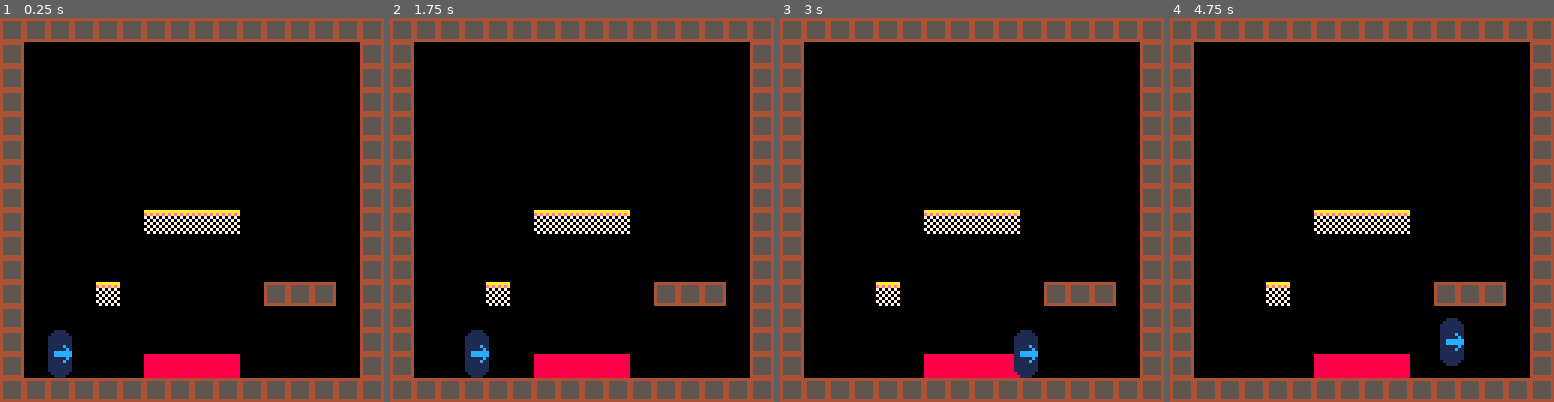
Above: before the commit, frames 1-4 (left to right).
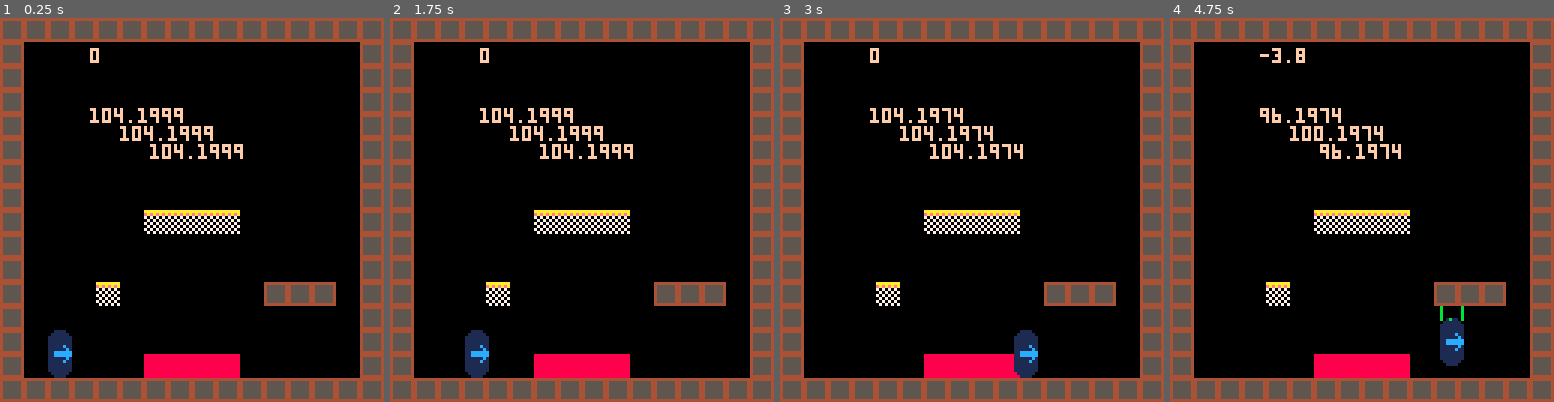
Above: after the commit, the same moments.

Repository: HankDeTank05/jump-n-slash
Game: PICO-8 cartridge jumpnslash-pico8/jumpnslash.p8
The game is run twice, just before and just after one commit, with the same random seed, the same clock (stepped at 60 frames per second) and the same inputs.
Inputs:
- Up to frame 1 (0.25 s): no input
- Up to frame 2 (1.75 s): hold Right from 1.6 s (still down)
- Up to frame 3 (3 s): release Right at 2.1 s; hold Up 2.15-2.42 s; hold Right from 2.47 s (still down)
- Up to frame 4 (4.75 s): release Right at 3.03 s; hold Left 3.08-3.58 s; hold Right 4.02-4.68 s; hold Up from 4.73 s (still down)

The runs differ from the first frame. In frame 1, 1.3% of the frame differs, in the area x 23-64%, y 7-37%; in frame 2, 1.3%; in frame 3, 1.2%; in frame 4, 1.3%.

Commit message:
added code for collision detection in rooms that don't start at tile 0,0

Diff:
--- a/jumpnslash-pico8/jumpnslash.p8
+++ b/jumpnslash-pico8/jumpnslash.p8
@@ -6,22 +6,31 @@
 --programmed by henry holman
 
 function _init()
+	rooms = {
+		{x = 0, y = 0}, -- room 1 (the test room)
+		{x = 16, y = 0}, -- room 2
+		{x = 32, y = 0}, -- room 3
+		{x = 48, y = 0}, -- room 4
+		{x = 64, y = 0}, -- room 5
+		{x = 80, y = 0}, -- room 6
+	}
+	room_num = 1
 end
 
 function _update60()
-	p1.update()
+	p1_update()
 end
 
 function _draw()
 	cls() --clear screen
 
 	--draw the map
-	map(0,0,
-	    0,0,
-	    16,16)
+	map(rooms[room_num].x, rooms[room_num].y,
+	    0, 0, -- x,y position to draw on screen
+	    16, 16) -- w,h in tiles
 
 	--draw the player
-	p1.draw(true)
+	p1_draw(true)
 end
 -->8
 --tab 1: reference
@@ -44,238 +53,193 @@
 -->8
 --tab 2: player
 
-p1={
-	x=16,y=100,
-	dx=0,y_vel=0,
-	w=8,h=16,
-	lft=nil,--left x
-	rgt=nil,--right x
-	top=nil,--top y
-	btm=nil,--bottom y
-	ctr=nil,--center x
-	mdl=nil,--middle y
-	facing=1, --1=right, -1=left
-	bonked=false,
-	landed=false,
+p1 = {
+	x = 16, y = 100,
+	dx = 0, -- delta x, since there's no horizontal acceleration
+	y_vel = 0, -- y-velocity, since there is vertical acceleration
+	w = 8, h = 16,
+	lft = nil, -- left x
+	rgt = nil, -- right x
+	top = nil, -- top y
+	btm = nil, -- bottom y
+	ctr = nil, -- center x
+	mdl = nil, -- middle y
+	facing = 1, -- 1=right, -1=left
+	bonked = false, -- did you bonk your head on a ceiling?
+	landed = false, -- did you land on the ground?
 }
-jump_height=-4
-walk_speed=1
-gravity=0.2
-
-function p1.update()
-	p1.read_inputs()
-
-	p1.platform_collision()
-
-	--apply forces
-	p1.move()
-
-	p1.update_landmarks()
-
-end
-
-function p1.read_inputs()
-	--read for inputs
-	if btnp(⬆️) and p1.landed==true then
-		p1.y_vel=jump_height
-		p1.landed=false
-	end
-
-	p1.dx=0
+jump_height = -4
+walk_speed = 1
+gravity = 0.2
+
+function p1_update()
+	p1_read_inputs()
+
+	p1_collision()
+
+	p1_move()
+
+	p1_update_landmarks()
+
+end
+
+function p1_read_inputs()
+	-- read for inputs
+	if btnp(⬆️) and p1.landed == true then
+		p1.y_vel = jump_height
+		p1.landed = false
+	end
+
+	p1.dx = 0
 	if btn(➡️) then
-		p1.dx+=walk_speed
-		if p1.facing<0 then
-			p1.facing*=-1
+		p1.dx += walk_speed
+		if p1.facing < 0 then
+			p1.facing *= -1
 		end
 	end
 	if btn(⬅️) then
-	 p1.dx-=walk_speed
-	 if p1.facing>0 then
-	 	p1.facing*=-1
+	 p1.dx -= walk_speed
+	 if p1.facing > 0 then
+	 	p1.facing *= -1
 	 end
 	end
 
-	p1.update_landmarks()
-end
-
-function p1.platform_collision()
-
-	--check if you bonked your
-	--head if you're on your
-	--way up
-	if p1.y_vel<0 then
-		--check both top corners
-	end
-
-	--check if you landed on a
-	--platform if you're on your
-	--way down
-	if p1.y_vel>=0 then
-		--check both btm corners
-		p1.landed=p1.land_detection()
-	end
-
-end
-
-function p1.land_detection()
-	--checks the row below the
-	--bottom of the sprite
-	local tile_id_l=mget(p1.lft/8,(p1.btm+1)/8)
-	local tile_id_r=mget(p1.rgt/8,(p1.btm+1)/8)
-	return fget(tile_id_l,3) or fget(tile_id_r,3)
-end
-
-
-function p1.stand_detection()
-	--checks the bottom row of the
-	--sprite
-	local tile_id_l=mget(p1.lft/8,p1.btm/8)
-	local tile_id_r=mget(p1.rgt/8,p1.btm/8)
-	return not(fget(tile_id_l,3) or fget(tile_id_r,3))
-end
-
-function p1.move()
-	--determine wall collision
-	--with four candidates
-	--1. top ray
-	--2. mid ray
-	--3. btm ray
-	--4. vel ray
-	cand_tx=p1.lft
-	cand_ty=p1.top
-	cand_mx=p1.lft
-	cand_my=p1.mdl
-	cand_bx=p1.lft
-	cand_by=p1.btm
-	if p1.dx>0 then
-		--cast rays to right
-		--top ray
-		while fget(mget(cand_tx/8,cand_ty/8),4)==false do
-			cand_tx+=1
-		end
-		cand_tx-=p1.w
-		--mdl ray
-		while fget(mget(cand_mx/8,cand_my/8),4)==false do
+	p1_update_landmarks()
+end
+
+function p1_collision()
+	p1_horizontal_collision()
+	p1_vertical_collision()
+end
+
+function p1_horizontal_collision()
+	-- determine wall collision with four candidates
+	-- 1. top ray
+	-- 2. mid ray
+	-- 3. btm ray
+	-- 4. vel ray
+	cand_tx = p1.lft
+	cand_ty = p1.top
+	cand_mx = p1.lft
+	cand_my = p1.mdl
+	cand_bx = p1.lft
+	cand_by = p1.btm
+
+	if p1.dx > 0 then
+		-- cast rays to right
+		-- top ray
+		while fget(mget(cand_tx / 8, cand_ty / 8), 4) == false do
+			cand_tx += 1
+		end
+		cand_tx -= p1.w
+		-- middle ray
+		while fget(mget(cand_mx / 8, cand_my / 8), 4) == false do
 			cand_mx+=1
 		end
-		cand_mx-=p1.w
-		--btm ray
-		while fget(mget(cand_bx/8,cand_by/8),4)==false do
-			cand_bx+=1
-		end
-		cand_bx-=p1.w
-	elseif p1.dx<0 then
-		--cast rays to left
-		--top ray
-		while fget(mget(cand_tx/8,cand_ty/8),4)==false do
-			cand_tx-=1
-		end
-		cand_tx+=1
-		--mdl ray
-		while fget(mget(cand_mx/8,cand_my/8),4)==false do
-			cand_mx-=1
-		end
-		cand_mx+=1
-		--btm ray
-		while fget(mget(cand_bx/8,cand_by/8),4)==false do
-			cand_bx-=1
-		end
-		cand_bx+=1
-	end
-	cand_vx=p1.x+p1.dx
-
-	if p1.dx>0 then
-		--facing right, so pick the
-		--smallest (leftmost number)
-		p1.x=min(cand_vx,min(cand_mx,min(cand_tx,cand_bx)))
-	elseif p1.dx<0 then
-		--facing left, so pick the
-		--largest (rightmost number)
-		p1.x=max(cand_vx,max(cand_mx,max(cand_tx,cand_bx)))
-	end
-
-	--this is the landing algo.
-	--it ensures you never pass
-	--through platforms no matter
-	--how fast you're falling.
-
-	--every frame, two rays are
-	--cast straight downwards from
-	--both the left and right
-	--edges of the sprite.
-
-	--from each of these rays, a
-	--"candidate" landing height
-	--is determined
-
-	--we also determine a third
-	--candidate landing height
-	--based on the current y-pos
-	--and y-vel.
-
-	--the highest candidate height
-	--(vertically nearest below
-	--the sprite) is chosen
-
-	--this way, if you're falling
-	--faster than 8 pix/frame you
-	--will not pass through a
-	--one-tile-tall platform
-
-	--determine candidate l
-	--using raycasting
-	cand_lx=p1.lft
-	cand_ly=p1.top
-	if p1.y_vel>=0 then
-		while fget(mget(cand_lx/8,(cand_ly+p1.h)/8),3)==false do
-			cand_ly+=1
+		cand_mx -= p1.w
+		-- bottom ray
+		while fget(mget(cand_bx / 8, cand_by / 8), 4) == false do
+			cand_bx += 1
+		end
+		cand_bx -= p1.w
+	elseif p1.dx < 0 then
+		-- cast rays to left
+		-- top ray
+		while fget(mget(cand_tx / 8, cand_ty / 8), 4) == false do
+			cand_tx -= 1
+		end
+		cand_tx += 1
+		-- middle ray
+		while fget(mget(cand_mx / 8, cand_my / 8), 4) == false do
+			cand_mx -= 1
+		end
+		cand_mx += 1
+		-- bottom ray
+		while fget(mget(cand_bx / 8, cand_by / 8), 4) == false do
+			cand_bx -= 1
+		end
+		cand_bx += 1
+	end
+	cand_vx = p1.x + p1.dx
+
+	if p1.dx > 0 then
+		-- facing right, so pick the smallest (leftmost number)
+		p1.x = min(cand_vx, min(cand_mx, min(cand_tx, cand_bx)))
+	elseif p1.dx < 0 then
+		-- facing left, so pick the largest (rightmost number)
+		p1.x = max(cand_vx, max(cand_mx, max(cand_tx, cand_bx)))
+	end
+end
+
+function p1_vertical_collision()
+
+	-- this is the landing algo. it ensures you never pass through platforms no matter how fast you're falling.
+	-- every frame, two rays are cast straight downwards from both the left and right edges of the sprite.
+	-- from each of these rays, a "candidate" landing height is determined
+	-- we also determine a third candidate landing height based on the current y-pos and y-vel.
+	-- the highest candidate height (vertically nearest below the sprite) is chosen
+	-- this way, if you're falling faster than 8 pix/frame you will not pass through a one-tile-tall platform
+
+	-- determine candidate l using raycasting
+	cand_lx = p1.lft
+	cand_ly = p1.top
+	if p1.y_vel >= 0 then
+		while fget(mget((cand_lx / 8) + rooms[room_num].x, ((cand_ly + p1.h) / 8) + rooms[room_num].y), 3) == false do
+			cand_ly += 1
 		end
 	else
-		while fget(mget(cand_lx/8,cand_ly/8),5)==false do
-			cand_ly-=1
-		end
-		cand_ly+=1
-	end
-
-	--determine candidate r
-	--using raycasting
-	cand_rx=p1.rgt
-	cand_ry=p1.top
-	if p1.y_vel>=0 then
-		while fget(mget(cand_rx/8,(cand_ry+p1.h)/8),3)==false do
-			cand_ry+=1
+		while fget(mget((cand_lx / 8) + rooms[room_num].x, (cand_ly / 8) + rooms[room_num].y), 5) == false do
+			cand_ly -= 1
+		end
+		cand_ly += 1
+	end
+
+	-- determine candidate r using raycasting
+	cand_rx = p1.rgt
+	cand_ry = p1.top
+	if p1.y_vel >= 0 then
+		while fget(mget((cand_rx / 8) + rooms[room_num].x, ((cand_ry + p1.h) / 8) + rooms[room_num].y), 3) == false do
+			cand_ry += 1
 		end
 	else
-		while fget(mget(cand_rx/8,cand_ry/8),5)==false do
-			cand_ry-=1
-		end
-		cand_ry+=1
-	end
-
-	--determine candidate v
-	--using velocity
-	cand_vy=p1.y+p1.y_vel
-
-	if p1.y_vel>=0 then
-		p1.y=min(cand_vy,min(cand_ly,cand_ry))
+		while fget(mget((cand_rx / 8) + rooms[room_num].x, (cand_ry / 8) + rooms[room_num].y), 5) == false do
+			cand_ry -= 1
+		end
+		cand_ry += 1
+	end
+
+	-- determine candidate v using velocity
+	cand_vy = p1.y + p1.y_vel
+
+	-- reset the landed flag to false
+	p1.landed = false
+
+	if p1.y_vel >= 0 then
+		p1.y = min(cand_vy, min(cand_ly, cand_ry))
+		if p1.y == cand_ly or p1.y == cand_ry then
+			p1.landed = true
+		end
 	else
-		p1.y=max(cand_vy,max(cand_ly,cand_ry))
-		if p1.y==cand_ly or p1.y==cand_ry then
-			p1.y_vel=0
-		end
-	end
-
-	if p1.landed==true then
-		p1.y_vel=0
-	elseif p1.bonked==true then
-		p1.y_vel=0
-		p1.bonked=false
+		p1.y = max(cand_vy, max(cand_ly, cand_ry))
+		if p1.y == cand_ly or p1.y == cand_ry then
+			p1.bonked = true
+		end
+	end
+end
+
+function p1_move()
+
+	if p1.landed == true then
+		p1.y_vel = 0
+	elseif p1.bonked == true then
+		p1.y_vel = 0
+		p1.bonked = false
 	else
-		p1.y_vel+=gravity
-	end
-end
-
-function p1.update_landmarks()
+		p1.y_vel += gravity
+	end
+end
+
+function p1_update_landmarks()
 	p1.lft=p1.x
 	p1.rgt=p1.x+p1.w-1
 	p1.top=p1.y
@@ -284,25 +248,48 @@
 	p1.mdl=(p1.top+p1.btm)/2
 end
 
-function p1.draw(debug)
-	sspr(8,0,
-	     8,16,
-	     p1.x,p1.y,
-	     8,16,
-	     p1.facing==-1,false)
+function p1.get_left()
+	return p1.x
+end
+
+function p1.get_right()
+	return p1.x + p1.w - 1
+end
+
+function p1.get_top()
+	return p1.y
+end
+
+function p1.get_bottom()
+	return p1.y + p1.h - 1
+end
+
+function p1.get_center_x()
+	return (p1.get_left() + p1.get_right()) / 2
+end
+
+function p1.get_middle_y()
+	return (p1.get_top() + p1.get_bottom()) / 2
+end
+
+function p1_draw(debug)
+	sspr(8, 0, -- x,y of top left pixel on spritesheet
+	     8, 16, -- w,h in pixels on spritesheet
+	     p1.x, p1.y, -- x,y position to draw on screen
+	     8, 16, -- w,h to draw on screen
+	     p1.facing == -1, false) -- bool flags to mirror in x,y directions when drawn
 
 	if debug then
 
+		-- print/draw wall detection
 		if false then
-			--print/draw wall detection
-
-			--print numbers
+			-- print numbers
 			print(cand_tx,10,10,15)
 			print(cand_mx,10,16,15)
 			print(cand_vx,10,22,15)
 			print(cand_bx,10,28,15)
 
-			--draw rays
+			-- draw rays
 			if p1.dx>0 then
 				--moving right
 				line(p1.rgt,p1.top,cand_tx+p1.w-1,cand_ty,11)
@@ -318,26 +305,27 @@
 			end
 		end
 
-		if false then
-			--print/draw bonk/land
-			--detection
-
-			--print numbers
-			print(cand_ly,30,30,15)--lft
-			print(cand_vy,40,36,15)--vel
-			print(cand_ry,50,42,15)--rgt
-
-			--draw rays
+		-- print/draw bonk/land detection
+		if true then
+			-- print velocity
+			print(p1.y_vel, 30, 10, 15)
+
+			-- print numbers
+			print(cand_ly, 30, 30, 15) -- left
+			print(cand_vy, 40, 36, 15) -- velocity
+			print(cand_ry, 50, 42, 15) -- right
+
+			-- draw rays
 			if p1.y_vel>0 then
-				--falling
-				line(p1.lft,p1.btm,cand_lx,cand_ly+p1.h-1,11)
-				line(p1.ctr,p1.btm,p1.ctr,cand_vy+p1.h-1,11)
-				line(p1.rgt,p1.btm,cand_rx,cand_ry+p1.h-1,11)
+				-- falling
+				line(p1.lft, p1.btm, cand_lx, cand_ly + p1.h - 1, 11)
+				line(p1.ctr, p1.btm, p1.ctr, cand_vy + p1.h - 1, 11)
+				line(p1.rgt, p1.btm, cand_rx, cand_ry + p1.h - 1, 11)
 			elseif p1.y_vel<0 then
-				--rising
-				line(p1.lft,p1.top,cand_lx,cand_ly,11)
-				line(p1.ctr,p1.top,p1.ctr,cand_vy,11)
-				line(p1.rgt,p1.top,cand_rx,cand_ry,11)
+				-- rising
+				line(p1.lft, p1.top, cand_lx, cand_ly, 11)
+				line(p1.ctr, p1.top, p1.ctr, cand_vy, 11)
+				line(p1.rgt, p1.top, cand_rx, cand_ry, 11)
 			end
 		end
 
